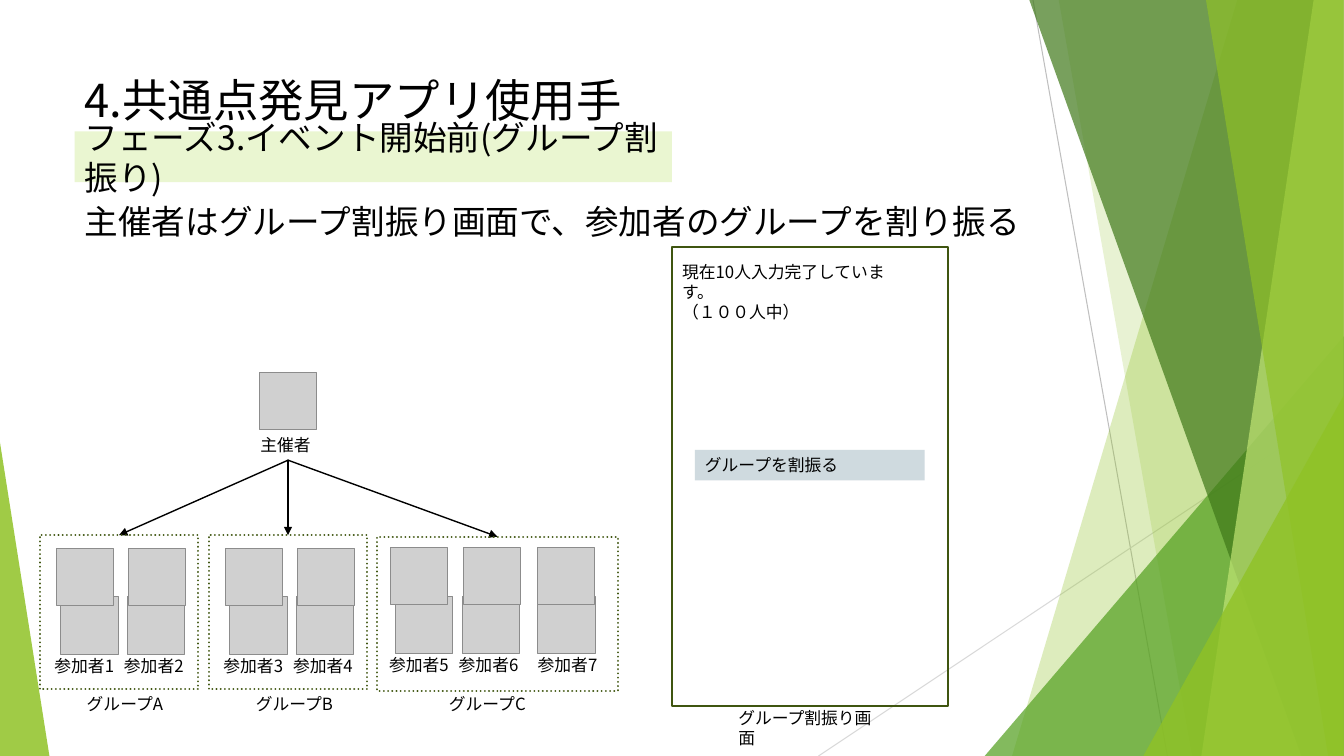
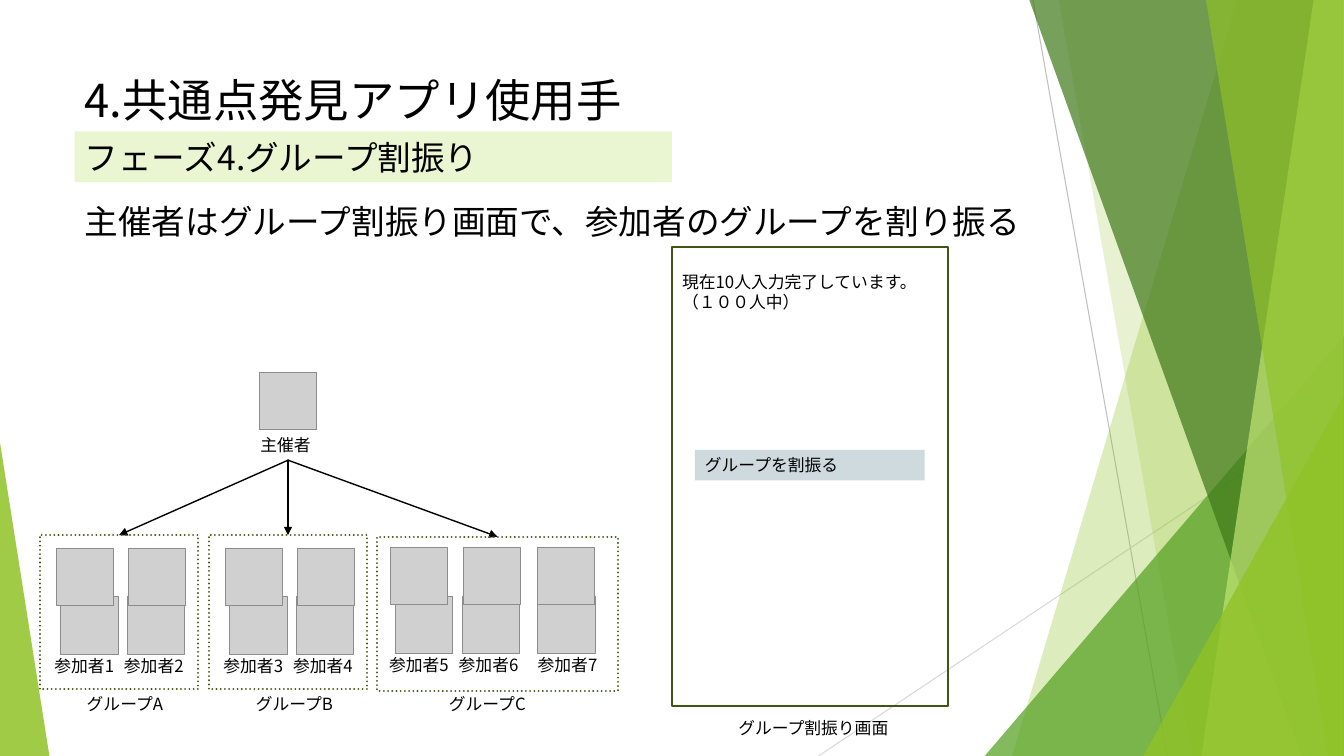
Before and after one commit to ryuseim1115/apprentice-term6-team-dev, a slide deck: slide 9 of docs/90_presentation/チーム開発12th.pptx (slide 8 before the commit). Drawn at 1344x756 pixels with LibreOffice and Linux fonts; fonts in the diff are those of the drawing; grey boxes stand for pictures. Boxes give left, top, right and bottom in pixels: in the first picture for what was removed or moved away, otherwise in the second. Text is boxed around its words. In the diff, an @@ line names an element or a change of style, - is before the commit and + after.

Commit message:
ドキュメントのフォント変更

```diff
--- a/docs/90_presentation/チーム開発12th.pptx
+++ b/docs/90_presentation/チーム開発12th.pptx
@@ text in rectangle at (85, 141, 479, 173): text changed @@
-フェーズ3.イベント開始前(グループ割振り)
+フェーズ4.グループ割振り
@@ text "現在10人入力完了しています。" rewrapped from (682, 264, 885, 320) to (682, 274, 917, 310) @@
@@ text "グループ割振り画面" rewrapped from (738, 710, 871, 746) to (738, 720, 888, 736) @@
```
Also in this commit, not shown: 11 other slides changed, 1 slide added, 2 other files.
